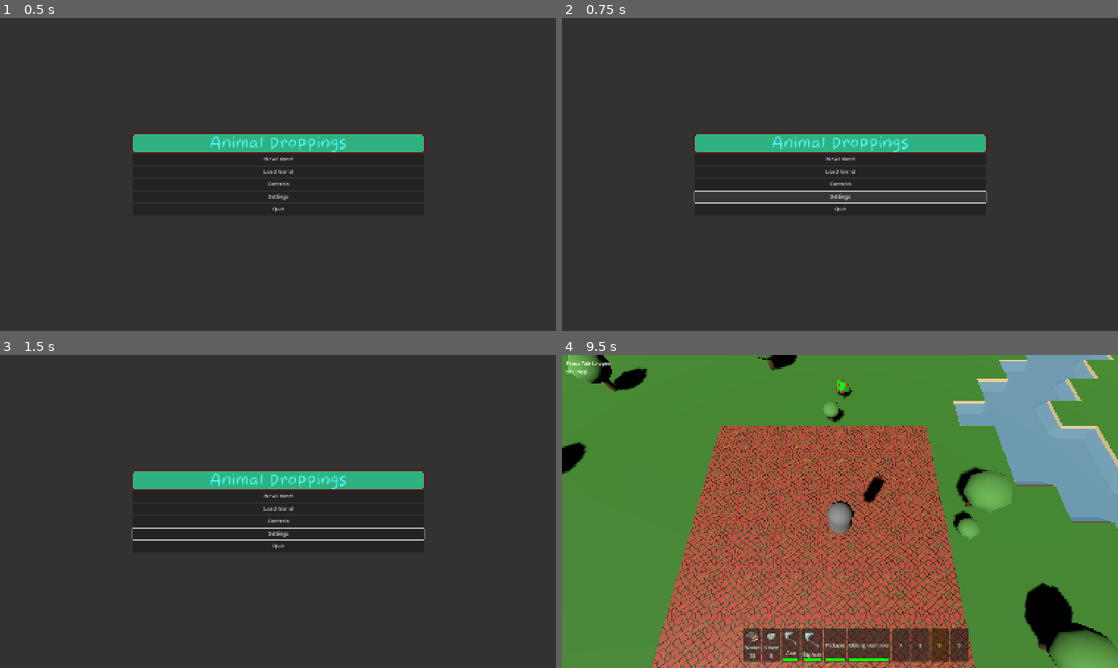
Above: before the commit, frames 1-4 (two rows, left to right).
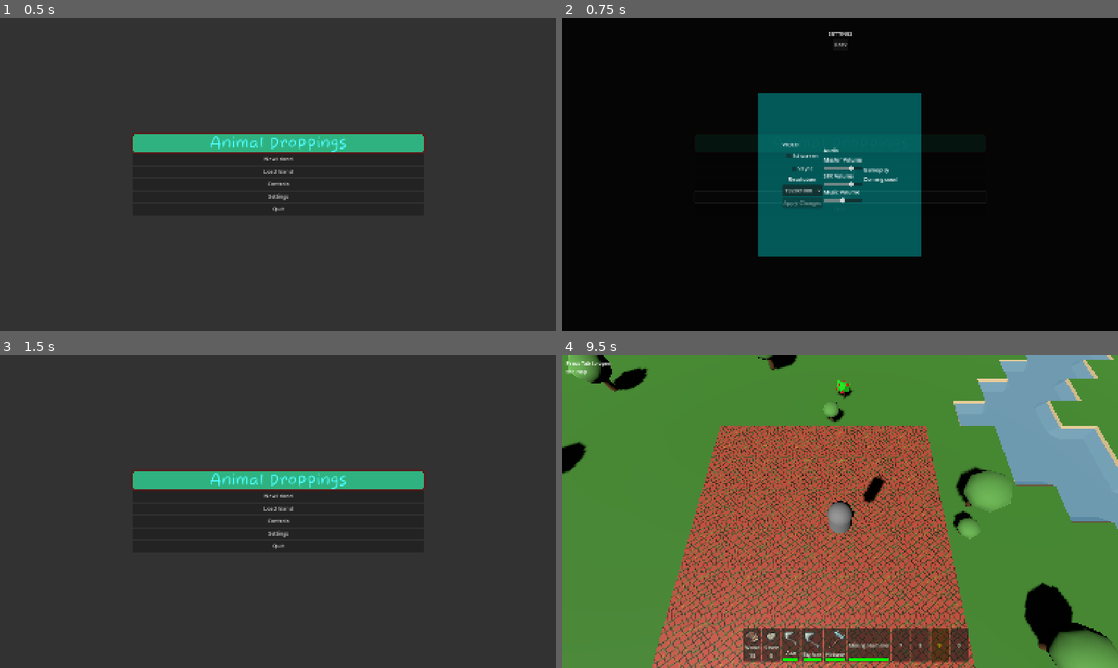
Above: after the commit, the same moments.

Repository: D1g1talfart/IslandGame
Game: Godot game, scene res://Main.tscn
Same seed, same stepped clock (60 frames per second), same inputs: the game is played once before the commit and once after it.
Inputs (mouse positions are in pixels of both pictures, inside the frame that each line leads up to):
- Up to frame 1 (0.5 s): no input
- Up to frame 2 (0.75 s): click "Settings" at 0.5 s
- Up to frame 3 (1.5 s): click (278, 380) at 1.25 s, where only the run after the commit has a clickable "Back"
- Up to frame 4 (9.5 s): click "New Island" at 2 s; tap Enter (ui_accept) at 2.75, 3.02, 3.5, 4.25, 5, 5.75, 6.02, 6.5, 9.02 s; move the mouse to (962, 495) at 2.77 s; hold D (move_right) 2.78-3.5 s; tap E at 2.85, 4.55, 6.05, 7.55, 8.85 s; click (962, 495) at 2.92 s; drag from (728, 527) to (812, 574) at 3.52 s; move the mouse to (895, 442) at 4.27 s; hold D (move_right) 4.28-5 s; tap 9 at 4.35 s; drag from (812, 574) to (673, 464) at 5.02 s; move the mouse to (1006, 558) at 5.77 s; hold A (move_left) 5.78-6.5 s; tap R at 5.85 s; drag from (673, 464) to (756, 433) at 6.52 s; move the mouse to (867, 511) at 7.27 s; hold S (move_backward) 7.28-8 s; tap O at 7.35 s; click (867, 511) at 7.42 s; drag from (756, 433) to (728, 527) at 8.02 s; move the mouse to (962, 495) at 8.77 s; hold W (move_forward) from 8.78 s (still down)

Frame 1 is identical in both runs. In frame 2, 100% of the frame differs, in the area x 0-100%, y 0-100%; in frame 3, 0.5%; in frame 4, 0.1%.

Commit message:
added settings page added pickaxe icon

Diff:
--- a/main.gd
+++ b/main.gd
@@ -6,8 +6,10 @@
 var loading_screen_scene = preload("res://Loading_Screen.tscn")
 var controls_screen_scene = preload("res://ControlsScreen.tscn")
 var game_world_scene = preload("res://GameWorld.tscn")
+var settings_scene = preload("res://settings.tscn")
 var current_screen = null
 var game_world = null
+var settings_instance = null
 
 func _ready():
 	add_to_group("main")
@@ -25,6 +27,7 @@
 	current_screen.play_pressed.connect(_on_play_pressed)
 	current_screen.controls_pressed.connect(_on_controls_pressed)
 	current_screen.quit_pressed.connect(_on_quit_pressed)
+	current_screen.settings_pressed.connect(_on_settings_pressed)
 
 func show_loading_screen():
 	clear_current_screen()
@@ -55,6 +58,11 @@
 		current_screen.queue_free()
 		current_screen = null
 
+	# Also clear settings when switching screens
+	if settings_instance:
+		settings_instance.queue_free()
+		settings_instance = null
+
 func clear_game_world():
 	if game_world:
 		game_world.queue_free()
@@ -74,6 +82,21 @@
 func loading_complete():
 	show_game()
 
+func _on_settings_pressed():
+	show_settings()
+
+func show_settings():
+	if settings_instance == null:
+		settings_instance = settings_scene.instantiate()
+		settings_instance.settings_closed.connect(hide_settings)
+		ui_layer.add_child(settings_instance)
+
+	settings_instance.visible = true
+	settings_instance.z_index = 100  # Make sure it appears on top
+
+func hide_settings():
+	if settings_instance:
+		settings_instance.visible = false
 
 
 # These callback functions were missing!
--- a/project.godot
+++ b/project.godot
@@ -38,20 +38,30 @@
 move_forward={
 "deadzone": 0.2,
 "events": [Object(InputEventKey,"resource_local_to_scene":false,"resource_name":"","device":-1,"window_id":0,"alt_press …(192 unchanged characters)…
+, Object(InputEventJoypadMotion,"resource_local_to_scene":false,"resource_name":"","device":-1,"axis":1,"axis_value":-1.0,"script":null)
 ]
 }
 move_backward={
 "deadzone": 0.2,
 "events": [Object(InputEventKey,"resource_local_to_scene":false,"resource_name":"","device":-1,"window_id":0,"alt_press …(192 unchanged characters)…
+, Object(InputEventJoypadMotion,"resource_local_to_scene":false,"resource_name":"","device":-1,"axis":1,"axis_value":1.0,"script":null)
 ]
 }
 move_left={
 "deadzone": 0.2,
 "events": [Object(InputEventKey,"resource_local_to_scene":false,"resource_name":"","device":-1,"window_id":0,"alt_press …(191 unchanged characters)…
+, Object(InputEventJoypadMotion,"resource_local_to_scene":false,"resource_name":"","device":-1,"axis":0,"axis_value":-1.0,"script":null)
 ]
 }
 move_right={
 "deadzone": 0.2,
 "events": [Object(InputEventKey,"resource_local_to_scene":false,"resource_name":"","device":-1,"window_id":0,"alt_press …(192 unchanged characters)…
+, Object(InputEventJoypadMotion,"resource_local_to_scene":false,"resource_name":"","device":-1,"axis":0,"axis_value":1.0,"script":null)
 ]
 }
+Jump={
+"deadzone": 0.2,
+"events": [Object(InputEventKey,"resource_local_to_scene":false,"resource_name":"","device":-1,"window_id":0,"alt_pressed":false,"shift_pressed":false,"ctrl_pressed":false,"meta_pressed":false,"pressed":false,"keycode":0,"physical_keycode":32,"key_label":0,"unicode":32,"location":0,"echo":false,"script":null)
+, Object(InputEventJoypadButton,"resource_local_to_scene":false,"resource_name":"","device":-1,"button_index":0,"pressure":0.0,"pressed":false,"script":null)
+]
+}
--- /dev/null
+++ b/settings.gd
@@ -0,0 +1,167 @@
+class_name Settings
+extends Control
+
+@onready var video_section = $ScrollContainer/VBoxContainer/VideoSection
+@onready var audio_section = $ScrollContainer/VBoxContainer/AudioSection
+@onready var gameplay_section = $ScrollContainer/VBoxContainer/GameplaySection
+
+# Video settings nodes
+@onready var fullscreen_check = $ScrollContainer/VBoxContainer/VideoSection/VBox/FullscreenCheck
+@onready var vsync_check = $ScrollContainer/VBoxContainer/VideoSection/VBox/VsyncCheck
+@onready var resolution_option = $ScrollContainer/VBoxContainer/VideoSection/VBox/ResolutionOption
+@onready var apply_button = $ScrollContainer/VBoxContainer/VideoSection/VBox/ApplyButton  # ADD THIS
+
+# Audio settings nodes (non-functional for now)
+@onready var master_volume = $ScrollContainer/VBoxContainer/AudioSection/VBox/MasterVolume
+@onready var sfx_volume = $ScrollContainer/VBoxContainer/AudioSection/VBox/SFXVolume
+@onready var music_volume = $ScrollContainer/VBoxContainer/AudioSection/VBox/MusicVolume
+
+# Store pending changes
+var pending_resolution_index: int = -1
+var pending_fullscreen: bool = false
+var pending_vsync: bool = false
+
+signal settings_closed
+
+func _ready():
+	setup_video_settings()
+	setup_audio_settings()
+
+	# Connect close button
+	$Header/CloseButton.pressed.connect(close_settings)
+
+func setup_video_settings():
+	# Setup resolution dropdown
+	var resolutions = [
+		"1920x1080",
+		"1600x900",
+		"1366x768",
+		"1280x720",
+		"2560x1440",
+		"3840x2160"
+	]
+
+	for res in resolutions:
+		resolution_option.add_item(res)
+
+	# Load and set current settings
+	var current_size = DisplayServer.window_get_size()
+	var current_res_text = str(current_size.x) + "x" + str(current_size.y)
+
+	# Find matching resolution in dropdown
+	for i in range(resolution_option.get_item_count()):
+		if resolution_option.get_item_text(i) == current_res_text:
+			resolution_option.select(i)
+			break
+
+	fullscreen_check.button_pressed = DisplayServer.window_get_mode() == DisplayServer.WINDOW_MODE_FULLSCREEN
+	vsync_check.button_pressed = DisplayServer.window_get_vsync_mode() != DisplayServer.VSYNC_DISABLED
+
+	# Store current settings as pending
+	pending_resolution_index = resolution_option.selected
+	pending_fullscreen = fullscreen_check.button_pressed
+	pending_vsync = vsync_check.button_pressed
+
+	# Connect signals - but don't apply immediately
+	fullscreen_check.toggled.connect(_on_fullscreen_changed)
+	vsync_check.toggled.connect(_on_vsync_changed)
+	resolution_option.item_selected.connect(_on_resolution_changed)
+	apply_button.pressed.connect(_on_apply_pressed)
+
+	# Initially disable apply button
+	apply_button.disabled = true
+
+func setup_audio_settings():
+	# Set up sliders (non-functional placeholders)
+	master_volume.min_value = 0
+	master_volume.max_value = 100
+	master_volume.value = 75
+
+	sfx_volume.min_value = 0
+	sfx_volume.max_value = 100
+	sfx_volume.value = 75
+
+	music_volume.min_value = 0
+	music_volume.max_value = 100
+	music_volume.value = 50
+
+# These just store the pending changes and enable apply button
+func _on_fullscreen_changed(pressed: bool):
+	pending_fullscreen = pressed
+	check_for_changes()
+
+func _on_vsync_changed(pressed: bool):
+	pending_vsync = pressed
+	check_for_changes()
+
+func _on_resolution_changed(index: int):
+	pending_resolution_index = index
+	check_for_changes()
+
+func check_for_changes():
+	# Enable apply button if there are pending changes
+	var current_fullscreen = DisplayServer.window_get_mode() == DisplayServer.WINDOW_MODE_FULLSCREEN
+	var current_vsync = DisplayServer.window_get_vsync_mode() != DisplayServer.VSYNC_DISABLED
+	var current_size = DisplayServer.window_get_size()
+	var current_res_text = str(current_size.x) + "x" + str(current_size.y)
+
+	var has_changes = (
+		pending_fullscreen != current_fullscreen or
+		pending_vsync != current_vsync or
+		resolution_option.get_item_text(pending_resolution_index) != current_res_text
+	)
+
+	apply_button.disabled = not has_changes
+	apply_button.text = "Apply" if not has_changes else "Apply Changes"
+
+func _on_apply_pressed():
+	print("Applying video settings...")
+
+	# Apply resolution first (in windowed mode)
+	if not pending_fullscreen:
+		DisplayServer.window_set_mode(DisplayServer.WINDOW_MODE_WINDOWED)
+		await get_tree().process_frame  # Wait a frame
+
+		var resolutions = [
+			Vector2i(1920, 1080),
+			Vector2i(1600, 900),
+			Vector2i(1366, 768),
+			Vector2i(1280, 720),
+			Vector2i(2560, 1440),
+			Vector2i(3840, 2160)
+		]
+
+		if pending_resolution_index < resolutions.size():
+			DisplayServer.window_set_size(resolutions[pending_resolution_index])
+			print("Resolution set to: ", resolutions[pending_resolution_index])
+
+	# Apply fullscreen mode
+	if pending_fullscreen:
+		DisplayServer.window_set_mode(DisplayServer.WINDOW_MODE_FULLSCREEN)
+		print("Fullscreen enabled")
+	else:
+		DisplayServer.window_set_mode(DisplayServer.WINDOW_MODE_WINDOWED)
+		print("Windowed mode enabled")
+
+	# Apply VSync
+	if pending_vsync:
+		DisplayServer.window_set_vsync_mode(DisplayServer.VSYNC_ENABLED)
+		print("VSync enabled")
+	else:
+		DisplayServer.window_set_vsync_mode(DisplayServer.VSYNC_DISABLED)
+		print("VSync disabled")
+
+	# Disable apply button
+	apply_button.disabled = true
+	apply_button.text = "Applied!"
+
+	# Reset button text after a moment
+	await get_tree().create_timer(1.0).timeout
+	apply_button.text = "Apply"
+
+func close_settings():
+	settings_closed.emit()
+
+func _input(event):
+	if event is InputEventKey and event.pressed and event.keycode == KEY_ESCAPE:
+		close_settings()
--- /dev/null
+++ b/settings.tscn
@@ -0,0 +1,159 @@
+[gd_scene load_steps=3 format=3 uid="uid://dwjr5wet2mgu4"]
+
+[ext_resource type="Script" uid="uid://cax0cx3jypb7h" path="res://settings.gd" id="1_x2hje"]
+
+[sub_resource type="ShaderMaterial" id="ShaderMaterial_x2hje"]
+
+[node name="Settings" type="Control"]
+layout_mode = 3
+anchors_preset = 15
+anchor_right = 1.0
+anchor_bottom = 1.0
+grow_horizontal = 2
+grow_vertical = 2
+script = ExtResource("1_x2hje")
+
+[node name="ColorRect" type="ColorRect" parent="."]
+z_index = -1
+layout_mode = 1
+anchors_preset = 15
+anchor_right = 1.0
+anchor_bottom = 1.0
+grow_horizontal = 2
+grow_vertical = 2
+color = Color(0, 0, 0, 0.886275)
+
+[node name="Header" type="VBoxContainer" parent="."]
+layout_mode = 1
+anchors_preset = 5
+anchor_left = 0.5
+anchor_right = 0.5
+offset_left = -100.5
+offset_right = 100.5
+offset_bottom = 134.0
+grow_horizontal = 2
+alignment = 1
+
+[node name="Label" type="Label" parent="Header"]
+layout_mode = 2
+text = "SETTINGS"
+horizontal_alignment = 1
+
+[node name="CloseButton" type="Button" parent="Header"]
+layout_mode = 2
+size_flags_horizontal = 4
+size_flags_vertical = 8
+text = "Back"
+
+[node name="ScrollContainer" type="ScrollContainer" parent="."]
+layout_mode = 1
+anchors_preset = 8
+anchor_left = 0.5
+anchor_top = 0.5
+anchor_right = 0.5
+anchor_bottom = 0.5
+offset_left = -250.0
+offset_top = -250.0
+offset_right = 250.0
+offset_bottom = 250.0
+grow_horizontal = 2
+grow_vertical = 2
+
+[node name="ColorRect" type="ColorRect" parent="ScrollContainer"]
+layout_mode = 2
+size_flags_horizontal = 3
+size_flags_vertical = 3
+color = Color(0, 1, 1, 0.329412)
+
+[node name="VBoxContainer" type="HBoxContainer" parent="ScrollContainer"]
+layout_mode = 2
+size_flags_horizontal = 3
+size_flags_vertical = 3
+alignment = 1
+
+[node name="VideoSection" type="VBoxContainer" parent="ScrollContainer/VBoxContainer"]
+layout_mode = 2
+size_flags_horizontal = 4
+size_flags_vertical = 4
+
+[node name="Label" type="Label" parent="ScrollContainer/VBoxContainer/VideoSection"]
+layout_mode = 2
+text = "VIDEO"
+
+[node name="VBox" type="VBoxContainer" parent="ScrollContainer/VBoxContainer/VideoSection"]
+layout_mode = 2
+size_flags_horizontal = 4
+
+[node name="FullscreenCheck" type="CheckBox" parent="ScrollContainer/VBoxContainer/VideoSection/VBox"]
+layout_mode = 2
+size_flags_horizontal = 4
+text = "fullscreen"
+alignment = 1
+
+[node name="VsyncCheck" type="CheckBox" parent="ScrollContainer/VBoxContainer/VideoSection/VBox"]
+layout_mode = 2
+size_flags_horizontal = 4
+text = "Vsync"
+
+[node name="Label" type="Label" parent="ScrollContainer/VBoxContainer/VideoSection/VBox"]
+layout_mode = 2
+text = "Resolution"
+horizontal_alignment = 1
+
+[node name="ResolutionOption" type="OptionButton" parent="ScrollContainer/VBoxContainer/VideoSection/VBox"]
+layout_mode = 2
+
+[node name="ApplyButton" type="Button" parent="ScrollContainer/VBoxContainer/VideoSection/VBox"]
+layout_mode = 2
+text = "Apply Changes"
+
+[node name="AudioSection" type="VBoxContainer" parent="ScrollContainer/VBoxContainer"]
+layout_mode = 2
+alignment = 1
+
+[node name="Label" type="Label" parent="ScrollContainer/VBoxContainer/AudioSection"]
+layout_mode = 2
+text = "Audio"
+
+[node name="VBox" type="VBoxContainer" parent="ScrollContainer/VBoxContainer/AudioSection"]
+layout_mode = 2
+size_flags_horizontal = 4
+
+[node name="Label" type="Label" parent="ScrollContainer/VBoxContainer/AudioSection/VBox"]
+layout_mode = 2
+text = "Master Volume"
+
+[node name="MasterVolume" type="HSlider" parent="ScrollContainer/VBoxContainer/AudioSection/VBox"]
+layout_mode = 2
+
+[node name="Label2" type="Label" parent="ScrollContainer/VBoxContainer/AudioSection/VBox"]
+layout_mode = 2
+text = "SFX Volume"
+
+[node name="SFXVolume" type="HSlider" parent="ScrollContainer/VBoxContainer/AudioSection/VBox"]
+layout_mode = 2
+
+[node name="Label3" type="Label" parent="ScrollContainer/VBoxContainer/AudioSection/VBox"]
+layout_mode = 2
+text = "Music Volume"
+
+[node name="MusicVolume" type="HSlider" parent="ScrollContainer/VBoxContainer/AudioSection/VBox"]
+layout_mode = 2
+
+[node name="GameplaySection" type="VBoxContainer" parent="ScrollContainer/VBoxContainer"]
+material = SubResource("ShaderMaterial_x2hje")
+layout_mode = 2
+size_flags_vertical = 4
+
+[node name="Label" type="Label" parent="ScrollContainer/VBoxContainer/GameplaySection"]
+layout_mode = 2
+size_flags_vertical = 1
+text = "Gameplay"
+
+[node name="VBoxContainer" type="VBoxContainer" parent="ScrollContainer/VBoxContainer/GameplaySection"]
+layout_mode = 2
+size_flags_horizontal = 4
+
+[node name="Label" type="Label" parent="ScrollContainer/VBoxContainer/GameplaySection/VBoxContainer"]
+layout_mode = 2
+text = "Coming soon!"
Binary file added: Icons/Pickaxe.png
Not shown, added: Icons/Pickaxe.png.import
Not shown, added: settings.gd.uid
